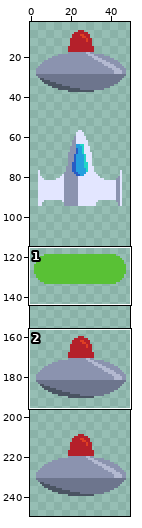
Pixel-art file, stored at assets/ships.aseprite. The first picture is a wide view before the edit; the outline marks the close-up.
Close-up. First the earlier version:
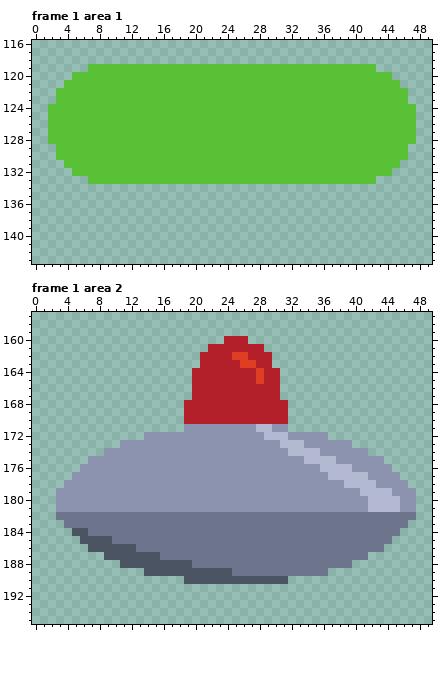
50x250 pixels, 4 frames. Shown: frame 1 area 1: x 0..49, y 116..143; frame 1 area 2: x 0..49, y 157..195. The wide view leaves out empty margins. The commit also changed other frames or places, which this record leaves out.
The result:
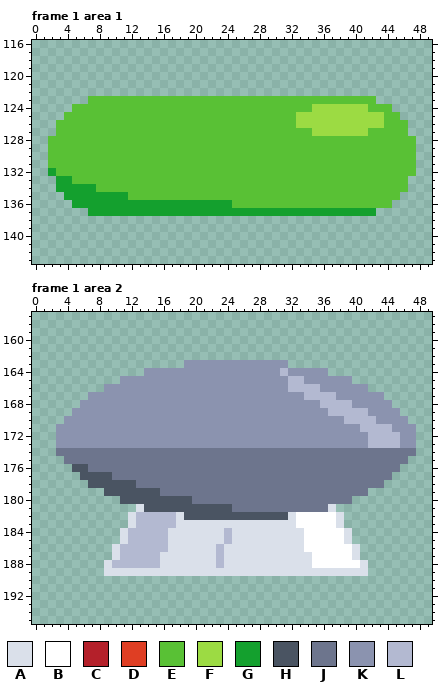
Palette (. is transparent): A #dae0ea  B #ffffff  C #b4202a  D #df3e23  E #59c135  F #9cdb43  G #14a02e  H #4a5462  J #6d758d  K #8b93af  L #b3b9d1
Edits made:
--- frame 1 area 1
@@ x 0..49 @@
 118 ..................................................
-119 .......EEEEEEEEEEEEEEEEEEEEEEEEEEEEEEEEEEEE.......
-120 .....EEEEEEEEEEEEEEEEEEEEEEEEEEEEEEEEEEEEEEEE.....
-121 ....EEEEEEEEEEEEEEEEEEEEEEEEEEEEEEEEEEEEEEEEEE....
-122 ...EEEEEEEEEEEEEEEEEEEEEEEEEEEEEEEEEEEEEEEEEEEE...
-123 ...EEEEEEEEEEEEEEEEEEEEEEEEEEEEEEEEEEEEEEEEEEEE...
-124 ..EEEEEEEEEEEEEEEEEEEEEEEEEEEEEEEEEEEEEEEEEEEEEE..
-125 ..EEEEEEEEEEEEEEEEEEEEEEEEEEEEEEEEEEEEEEEEEEEEEE..
-126 ..EEEEEEEEEEEEEEEEEEEEEEEEEEEEEEEEEEEEEEEEEEEEEE..
-127 ..EEEEEEEEEEEEEEEEEEEEEEEEEEEEEEEEEEEEEEEEEEEEEE..
+119 ..................................................
+120 ..................................................
+121 ..................................................
+122 ..................................................
+123 .......EEEEEEEEEEEEEEEEEEEEEEEEEEEEEEEEEEEE.......
+124 .....EEEEEEEEEEEEEEEEEEEEEEEEEEEEEEFFFFFFFEEE.....
+125 ....EEEEEEEEEEEEEEEEEEEEEEEEEEEEEFFFFFFFFFFFEE....
+126 ...EEEEEEEEEEEEEEEEEEEEEEEEEEEEEEFFFFFFFFFFFEEE...
+127 ...EEEEEEEEEEEEEEEEEEEEEEEEEEEEEEEEFFFFFFFEEEEE...
 128 ..EEEEEEEEEEEEEEEEEEEEEEEEEEEEEEEEEEEEEEEEEEEEEE..
-129 ...EEEEEEEEEEEEEEEEEEEEEEEEEEEEEEEEEEEEEEEEEEEE...
-130 ...EEEEEEEEEEEEEEEEEEEEEEEEEEEEEEEEEEEEEEEEEEEE...
-131 ....EEEEEEEEEEEEEEEEEEEEEEEEEEEEEEEEEEEEEEEEEE....
-132 .....EEEEEEEEEEEEEEEEEEEEEEEEEEEEEEEEEEEEEEEE.....
-133 .......EEEEEEEEEEEEEEEEEEEEEEEEEEEEEEEEEEEE.......
-134 ..................................................
-135 ..................................................
-136 ..................................................
-137 ..................................................
+129 ..EEEEEEEEEEEEEEEEEEEEEEEEEEEEEEEEEEEEEEEEEEEEEE..
+130 ..EEEEEEEEEEEEEEEEEEEEEEEEEEEEEEEEEEEEEEEEEEEEEE..
+131 ..EEEEEEEEEEEEEEEEEEEEEEEEEEEEEEEEEEEEEEEEEEEEEE..
+132 ..GEEEEEEEEEEEEEEEEEEEEEEEEEEEEEEEEEEEEEEEEEEEEE..
+133 ...GGEEEEEEEEEEEEEEEEEEEEEEEEEEEEEEEEEEEEEEEEEE...
+134 ...GGGGGEEEEEEEEEEEEEEEEEEEEEEEEEEEEEEEEEEEEEEE...
+135 ....GGGGGGGGEEEEEEEEEEEEEEEEEEEEEEEEEEEEEEEEEE....
+136 .....GGGGGGGGGGGGGGGGGGGGEEEEEEEEEEEEEEEEEEEE.....
+137 .......GGGGGGGGGGGGGGGGGGGGGGGGGGGGGGGGGGGG.......
 138 ..................................................
--- frame 1 area 2
@@ x 0..49 @@
 159 ..................................................
-160 ........................CCC.......................
-161 ......................CCCCCCC.....................
-162 .....................CCCCDDCCC....................
-163 .....................CCCCCDDCC....................
-164 ....................CCCCCCCCDCC...................
-165 ....................CCCCCCCCDCC...................
-166 ....................CCCCCCCCCCC...................
-167 ....................CCCCCCCCCCC...................
-168 ...................CCCCCCCCCCCCC..................
-169 ...................CCCCCCCCCCCCC..................
-170 ...................CCCCCCCCCCCCC..................
-171 ...................KKKKKKKKKLLKK..................
-172 ..............KKKKKKKKKKKKKKKLLLKKKKK.............
-173 ...........KKKKKKKKKKKKKKKKKKKKLLLKKKKKK..........
-174 .........KKKKKKKKKKKKKKKKKKKKKKKLLLLKKKKKK........
-175 .......KKKKKKKKKKKKKKKKKKKKKKKKKKKLLLLKKKKKK......
-176 ......KKKKKKKKKKKKKKKKKKKKKKKKKKKKKKLLLLKKKKK.....
-177 .....KKKKKKKKKKKKKKKKKKKKKKKKKKKKKKKKLLLLLKKKK....
-178 ....KKKKKKKKKKKKKKKKKKKKKKKKKKKKKKKKKKKLLLLKKKK...
-179 ...KKKKKKKKKKKKKKKKKKKKKKKKKKKKKKKKKKKKKKLLLLKKK..
-180 ...KKKKKKKKKKKKKKKKKKKKKKKKKKKKKKKKKKKKKKKLLLLKK..
-181 ...KKKKKKKKKKKKKKKKKKKKKKKKKKKKKKKKKKKKKKKLLLLKK..
-182 ...JJJJJJJJJJJJJJJJJJJJJJJJJJJJJJJJJJJJJJJJJJJJJ..
-183 ....JJJJJJJJJJJJJJJJJJJJJJJJJJJJJJJJJJJJJJJJJJJ...
-184 .....HHJJJJJJJJJJJJJJJJJJJJJJJJJJJJJJJJJJJJJJJ....
-185 ......HHHHJJJJJJJJJJJJJJJJJJJJJJJJJJJJJJJJJJJ.....
-186 .......HHHHHHJJJJJJJJJJJJJJJJJJJJJJJJJJJJJJJ......
-187 .........HHHHHHHJJJJJJJJJJJJJJJJJJJJJJJJJJ........
-188 ...........HHHHHHHHHJJJJJJJJJJJJJJJJJJJJ..........
-189 ..............HHHHHHHHHHHJJJJJJJJJJJJ.............
-190 ...................HHHHHHHHHHHHH..................
+160 ..................................................
+161 ..................................................
+162 ..................................................
+163 ...................KKKKKKKKKKKKK..................
+164 ..............KKKKKKKKKKKKKKKKKLKKKKK.............
+165 ...........KKKKKKKKKKKKKKKKKKKKKLLKKKKKK..........
+166 .........KKKKKKKKKKKKKKKKKKKKKKKLLLLKKKKKK........
+167 .......KKKKKKKKKKKKKKKKKKKKKKKKKKKLLLLKKKKKK......
+168 ......KKKKKKKKKKKKKKKKKKKKKKKKKKKKKKLLLLKKKKK.....
+169 .....KKKKKKKKKKKKKKKKKKKKKKKKKKKKKKKKLLLLLKKKK....
+170 ....KKKKKKKKKKKKKKKKKKKKKKKKKKKKKKKKKKKLLLLKKKK...
+171 ...KKKKKKKKKKKKKKKKKKKKKKKKKKKKKKKKKKKKKKLLLLKKK..
+172 ...KKKKKKKKKKKKKKKKKKKKKKKKKKKKKKKKKKKKKKKLLLLKK..
+173 ...KKKKKKKKKKKKKKKKKKKKKKKKKKKKKKKKKKKKKKKLLLLKK..
+174 ...JJJJJJJJJJJJJJJJJJJJJJJJJJJJJJJJJJJJJJJJJJJJJ..
+175 ....JJJJJJJJJJJJJJJJJJJJJJJJJJJJJJJJJJJJJJJJJJJ...
+176 .....HHJJJJJJJJJJJJJJJJJJJJJJJJJJJJJJJJJJJJJJJ....
+177 ......HHHHJJJJJJJJJJJJJJJJJJJJJJJJJJJJJJJJJJJ.....
+178 .......HHHHHHJJJJJJJJJJJJJJJJJJJJJJJJJJJJJJJ......
+179 .........HHHHHHHJJJJJJJJJJJJJJJJJJJJJJJJJJ........
+180 ...........HHHHHHHHHJJJJJJJJJJJJJJJJJJJJ..........
+181 .............AHHHHHHHHHHHJJJJJJJJJJJJA............
+182 ............ALLLLLAHHHHHHHHHHHHHABBBBBA...........
+183 ............ALLLLLAAAAAAAAAAAAAAABBBBBA...........
+184 ...........ALLLLLAAAAAAALAAAAAAAAABBBBBA..........
+185 ...........ALLLLLAAAAAAALAAAAAAAAABBBBBA..........
+186 ..........ALLLLLLAAAAAALAAAAAAAAAABBBBBBA.........
+187 ..........ALLLLLAAAAAAALAAAAAAAAAAABBBBBA.........
+188 .........ALLLLLLAAAAAAALAAAAAAAAAAABBBBBBA........
+189 .........AAAAAAAAAAAAAAAAAAAAAAAAAAAAAAAAA........
+190 ..................................................
 191 ..................................................
Changed places in both close-ups, as pixel boxes (x1, y1, x2, y2):
changed: (48, 64, 416, 216)
changed: (56, 336, 416, 584)
